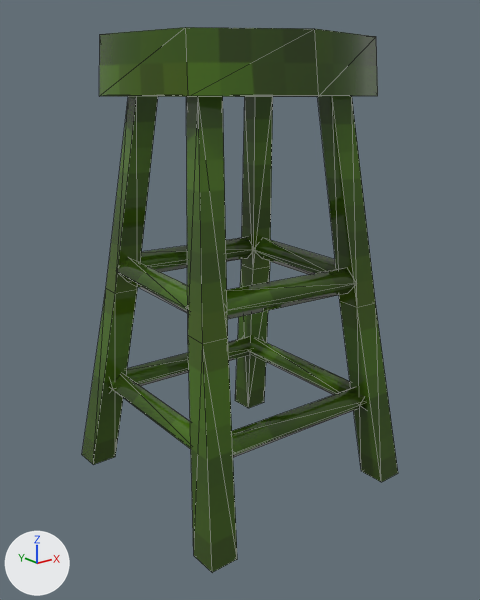
A saved change to the glTF model environment_models/assets/SM_Stool.glb.
Both versions are drawn from a camera (50 mm lens) standing at (-1.034, -1.31, 1.009) and looking at (-0.005, -0.024, 0.494). The axes (+X, +Y, +Z) are drawn at lower left. The lights are the same throughout. Mesh edges are drawn as thin lines. Where no turn or scale is listed for an object, it has been applied to the vertices.

Objects in the first picture: 'SM_Stool'.
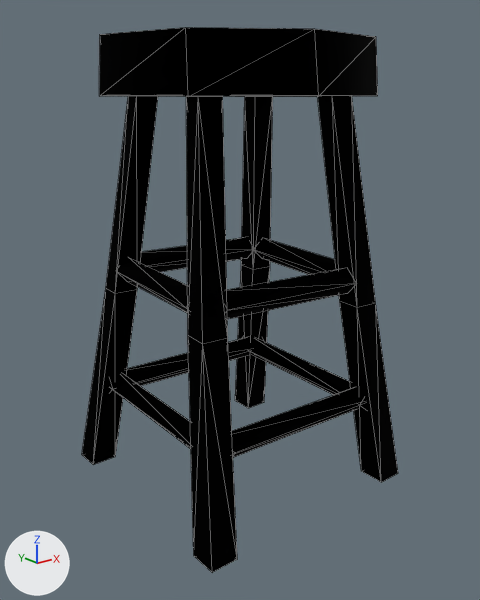
Edits to the bpy script that builds the scene:
```text
Add mat_fallback_material:
    mat_fallback_material = principled_material('fallback Material')
    mat_fallback_material.base_color = (0.0, 0.0, 0.0)  # black #000000
    mat_fallback_material.metallic = 1.0
    mat_fallback_material.roughness = 1.0
Change me_sm_stool:
    where me_sm_stool.from_pydata(...)  # 130 vertices, 168 faces; spans x 0.418..1.082, y -1.082..-0.418, z 0.0..1.125
    remove me_sm_stool.materials.append(mat_m_pillar)
    add me_sm_stool.materials.append(mat_fallback_material)  # black #000000
```

Where the change shows, as pixel boxes [x1, y1, x2, y2] in the pictures (480 x 600 px):
'SM_Stool', recoloured
    both: [82, 27, 398, 572]
